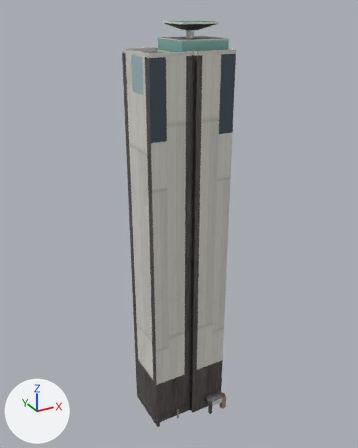
Renders of the FBX model cs2-kit/projects/exllu-103/output/HighriseTower103_L1_5x4/HighriseTower103_L1_5x4_LOD2.fbx from each side of a commit.
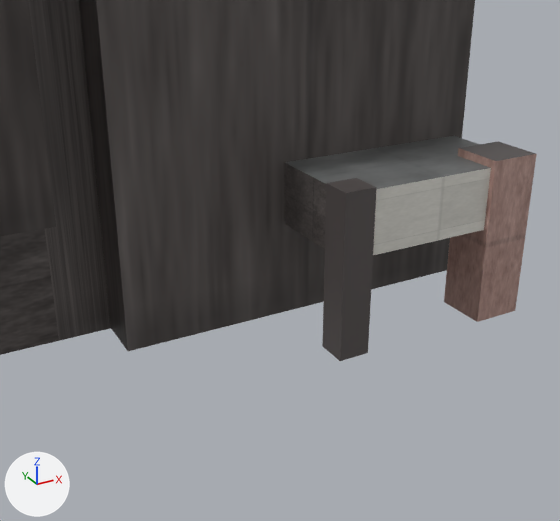
Each version appears first whole from a 50 mm camera at (-84.5, -152.0, 163.7) aimed at (0.7, 2.9, 86.3), and next in a close-up from a 50 mm camera at (-6.0, -32.8, 14.4) aimed at (7.7, -8.0, 2.0). Arrows for +X, +Y and +Z are at lower left; the lights stay in place. The last two pictures show the newer version. Where no turn or scale is listed for an object, it has been applied to the vertices. Vertices at exactly the same position are counted once.

Objects in the first close-up: 'HighriseTower103_L1_5x4_LOD2'.
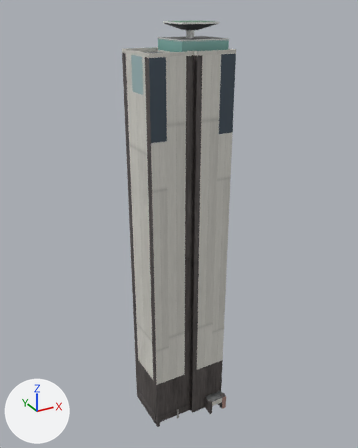
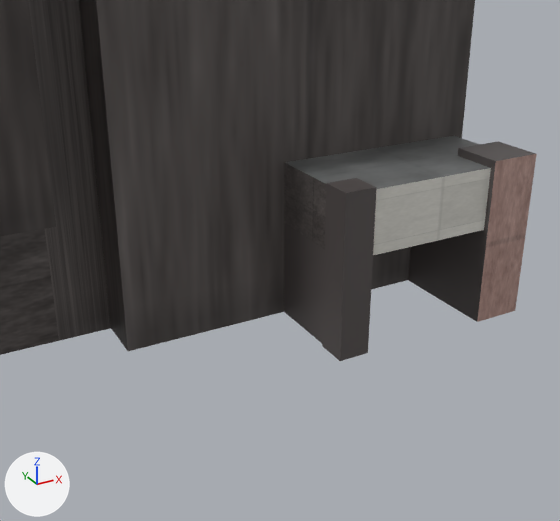
The edits, one by one:
me_highrisetower103_l1_5x4_lod2 is used by ob_highrisetower103_l1_5x4_lod2; location (0.0, 0.0, 0.0).
Verts and faces of me_highrisetower103_l1_5x4_lod2; kept vertices keep their numbers, new ones are numbered from 252.
Before the commit, vertices of me_highrisetower103_l1_5x4_lod2: 232 (8.0, -9.0, 4.0) at pixel (284, 223), 234 (16.0, -9.0, 4.0), 240 (9.0, -12.0, 0.0), 249 (14.0, -11.0, 0.0) at pixel (443, 301).
me_highrisetower103_l1_5x4_lod2 had 252 vertices, 147 faces and spanned x -16.0..16.0, y -13.0..13.0, z 0.0..159.0.
me_highrisetower103_l1_5x4_lod2 now has 264 vertices, 151 faces and spans x -16.0..16.0, y -13.0..13.0, z 0.0..159.0.
Part 1, on me_highrisetower103_l1_5x4_lod2:
New vertex 252 is at (8.0, -12.0, 0.0).
New vertex 253 is at (9.0, -9.0, 0.0).
New vertex 254 is at (14.0, -9.0, 0.0), pixel (408, 280).
New vertex 255 is at (16.0, -11.0, 0.0).
New vertices 256 to 261 stand at vertices 240, 249, 252 to 255, in that order, plus (0.0, 0.0, 4.0).
New vertex 262 is at (8.0, -9.0, 0.0), pixel (283, 311).
New vertex 263 is at (16.0, -9.0, 0.0).
New faces: (232, 262, 252, 258), (240, 253, 259, 256), (249, 257, 260, 254), (234, 261, 255, 263).
me_highrisetower103_l1_5x4_lod2 part 2: 3 kept faces spanning x 14.0..16.0, y -13.0..-11.0, z 0.0..7.0 get new texture (UV) coordinates.

What differs and where, as boxes (x1, y1, x2, y2) in the close-ups (560 x 521 px):
part 1 of me_highrisetower103_l1_5x4_lod2, added
    after: (284, 223, 450, 344)
part 2 of me_highrisetower103_l1_5x4_lod2, surface changed (brown to black)
    both: (444, 148, 496, 322)
